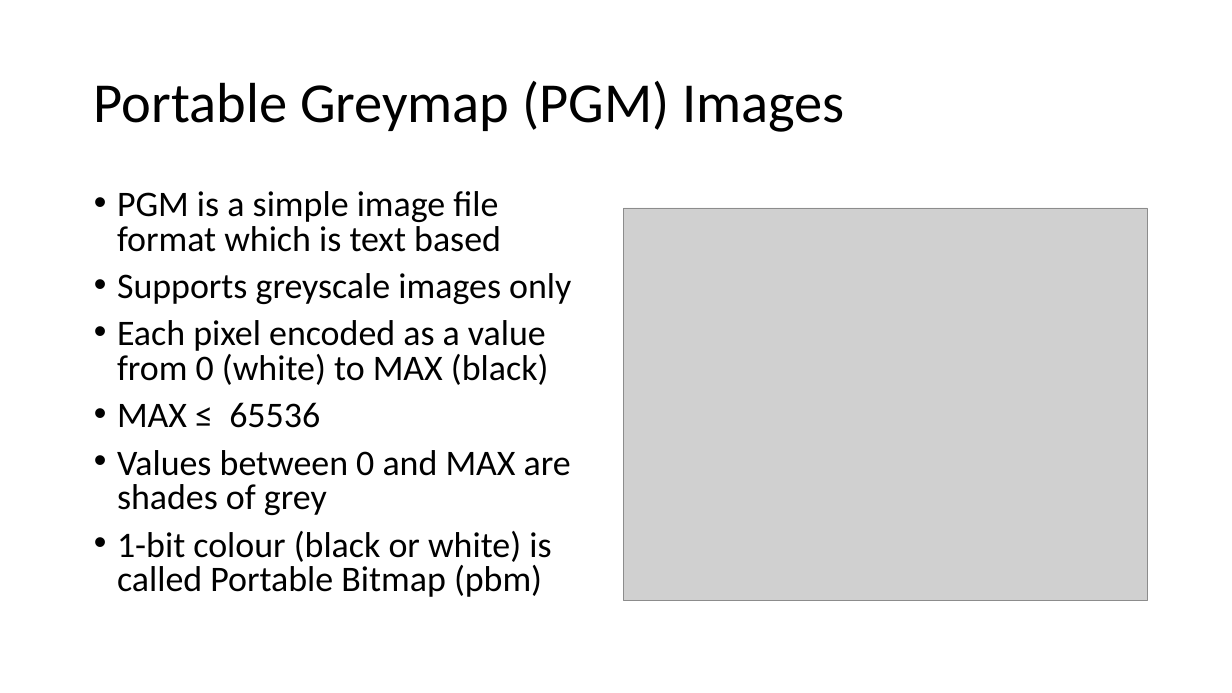
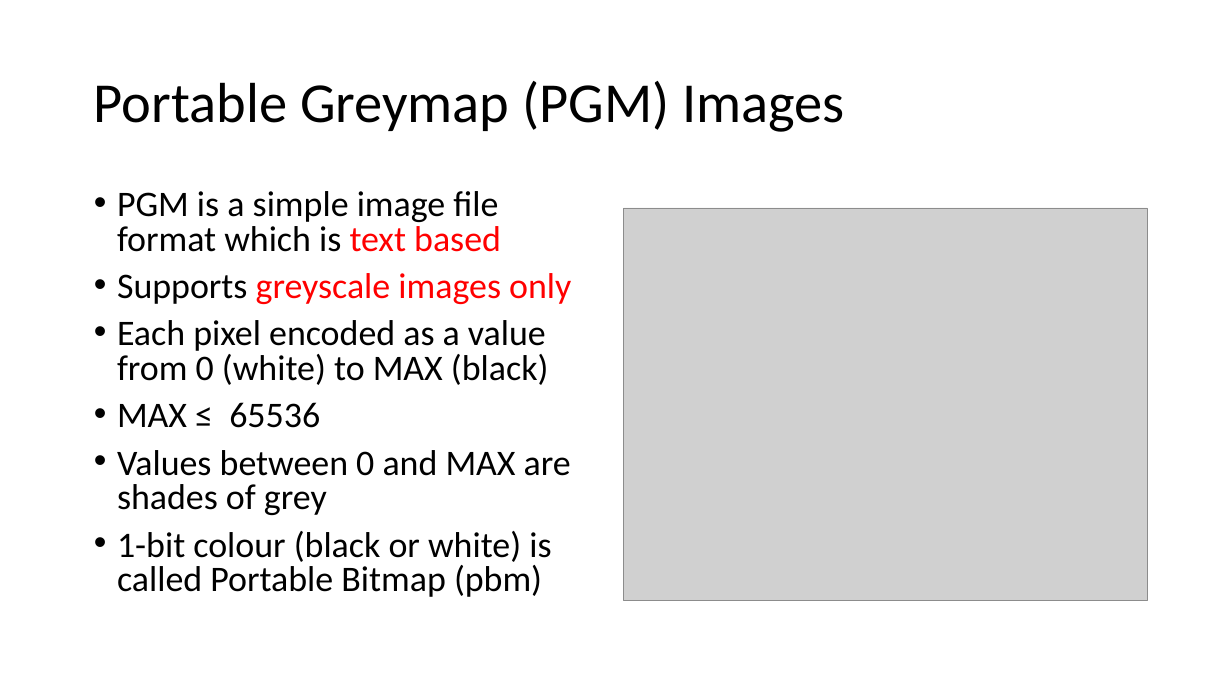
Before and after one commit to vcboy1/Leeds, a slide deck: slide 37 of 26fall/1860/Lecture/Week1.3/Lecture 1.3.1.pptx. Drawn at 1232x693 pixels with LibreOffice and Linux fonts; fonts in the diff are those of the drawing; grey boxes stand for pictures; background and template pictures are left out. Boxes give left, top, right and bottom in pixels: in the first picture for what was removed or moved away, otherwise in the second. Text is boxed around its words. In the diff, an @@ line names an element or a change of style, - is before the commit and + after.

```diff
--- a/26fall/1860/Lecture/Week1.3/Lecture 1.3.1.pptx
+++ b/26fall/1860/Lecture/Week1.3/Lecture 1.3.1.pptx
@@ text at (117, 191, 571, 304): text colour #000000 to #FF0000 in "text based", "greyscale images only" @@
```
Also in this commit, not shown: 6 other slides changed, 13 other files.
